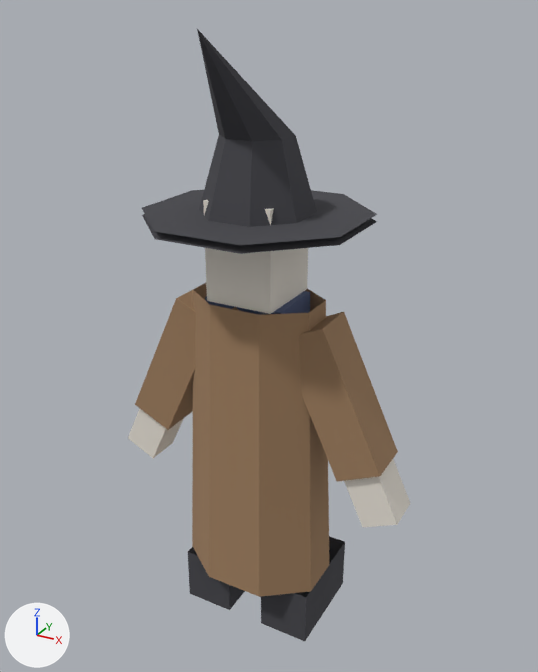
The glTF model assets/models/alkoldun.gltf as it was, and as the next commit left it.
Rendered twice from a camera (50 mm lens) standing at (0.489, -0.858, 0.469) and looking at (0.007, 0.019, 0.031). The axes (+X, +Y, +Z) are drawn at lower left. The lights are the same throughout. The older version comes first.

Objects in the first picture: 'coat', 'dark', 'overalls', 'skin'.
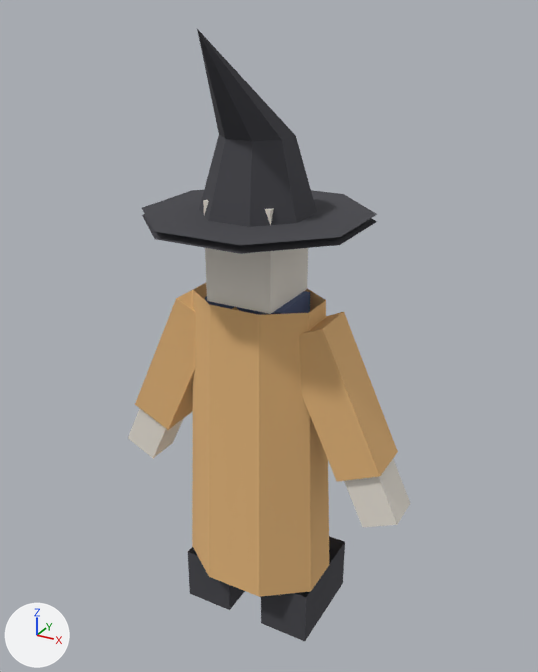
Boxes (x1, y1, x2, y2) around the edits, measured in the pictures (538 x 672 px):
'coat', recoloured (lighter)
    both: (135, 283, 398, 597)

Diff of the bpy script that builds the scene:
```diff
--- a/assets/models/alkoldun.gltf.py
+++ b/assets/models/alkoldun.gltf.py
@@ mat_coat @@
 mat_coat = principled_material('coat')
-mat_coat.base_color = (0.36, 0.22, 0.12)  # brown #a28161
+mat_coat.base_color = (0.8, 0.48, 0.2)  # beige #e7b87c
 mat_coat.roughness = 1.0
```
